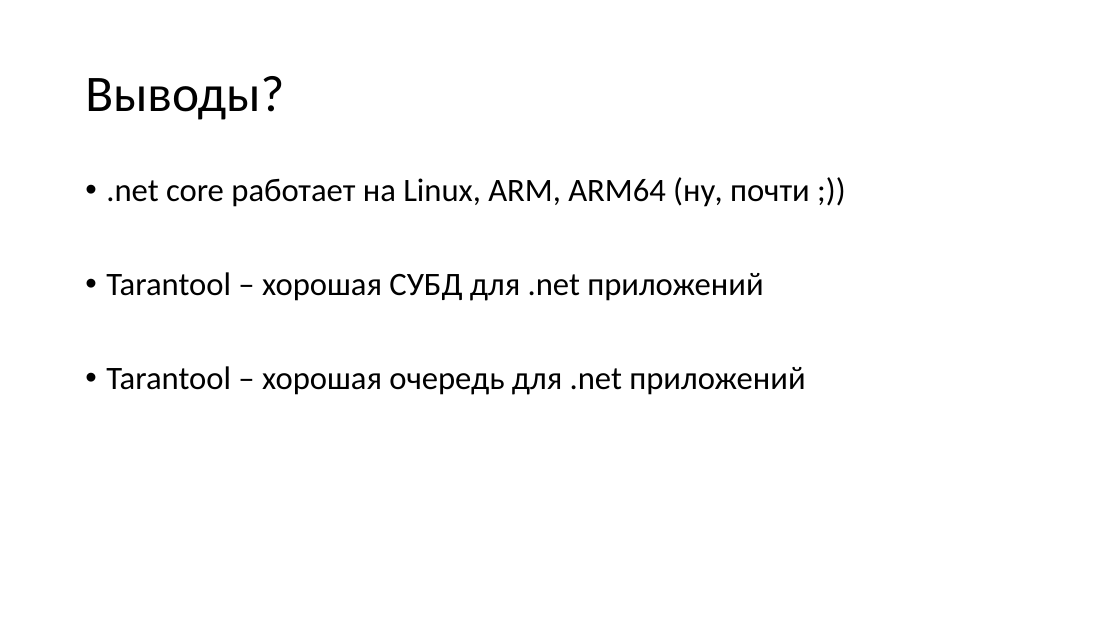
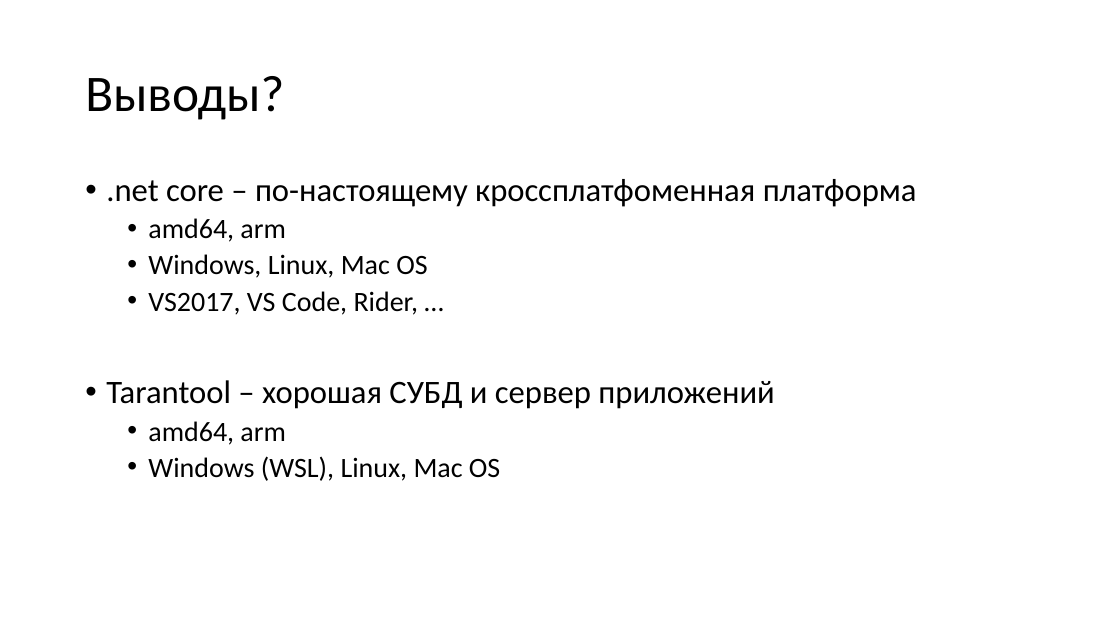
Before and after one commit to aensidhe/presentations, a slide deck: slide 34 of 2017/11/net core and linux in production.pptx (slide 33 before the commit). Drawn at 1120x630 pixels with LibreOffice and Linux fonts; fonts in the diff are those of the drawing. Boxes give left, top, right and bottom in pixels: in the first picture for what was removed or moved away, otherwise in the second. Text is boxed around its words. In the diff, an @@ line names an element or a change of style, - is before the commit and + after.

Commit message:
More slides

```diff
--- a/2017/11/net core and linux in production.pptx
+++ b/2017/11/net core and linux in production.pptx
@@ text at (x1=106, y1=179, x2=917, y2=481): text changed @@
-• .net core работает на Linux, ARM, ARM64 (ну, почти ;))
-• Tarantool – хорошая СУБД для .net приложений
-• Tarantool – хорошая очередь для .net приложений
+• .net core – по-настоящему кроссплатфоменная платформа
+  • amd64, arm
+  • Windows, Linux, Mac OS
+  • VS2017, VS Code, Rider, …
+• Tarantool – хорошая СУБД и сервер приложений
+  • amd64, arm
+  • Windows (WSL), Linux, Mac OS
```
Also in this commit, not shown: 2 other slides changed, 1 slide added.
